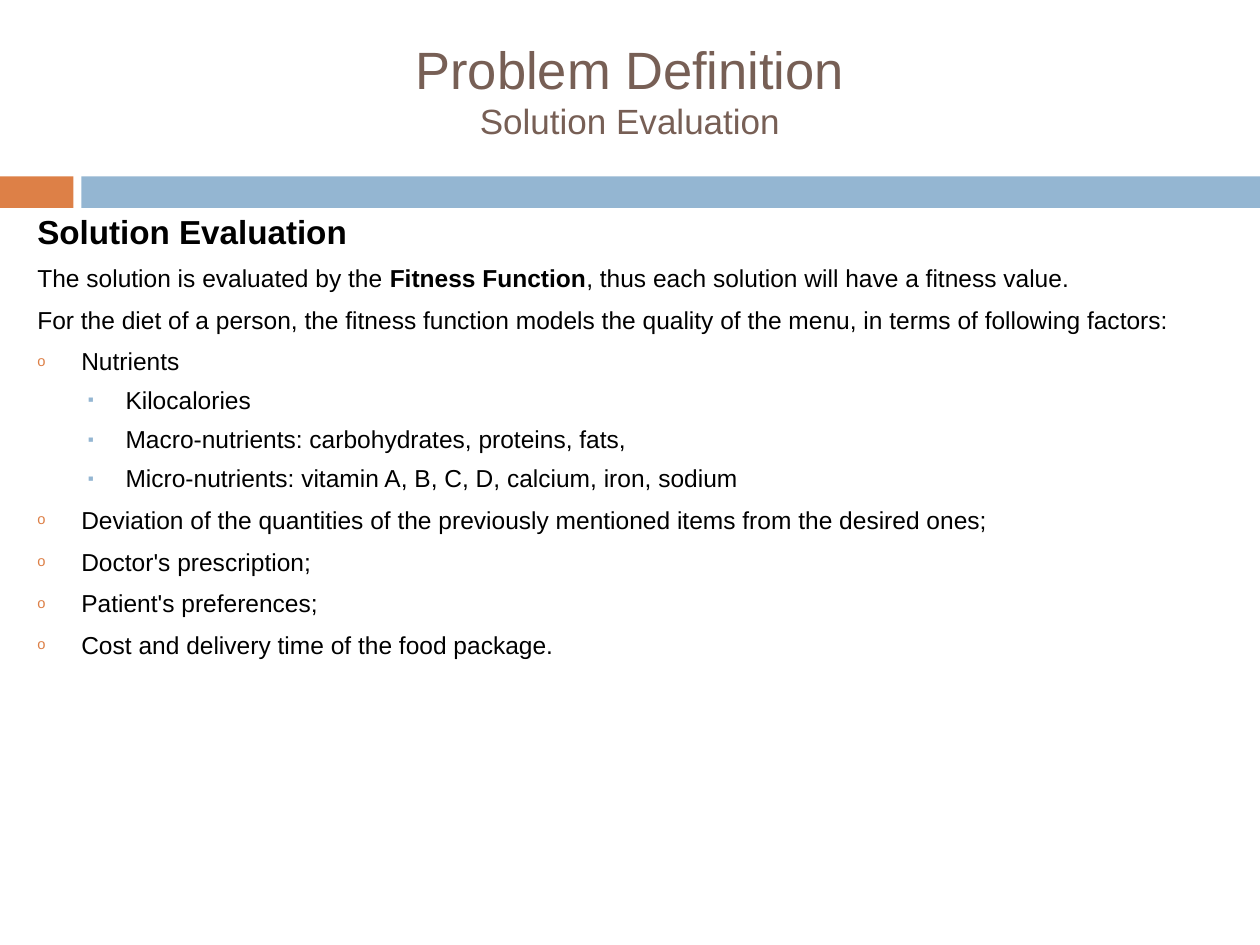
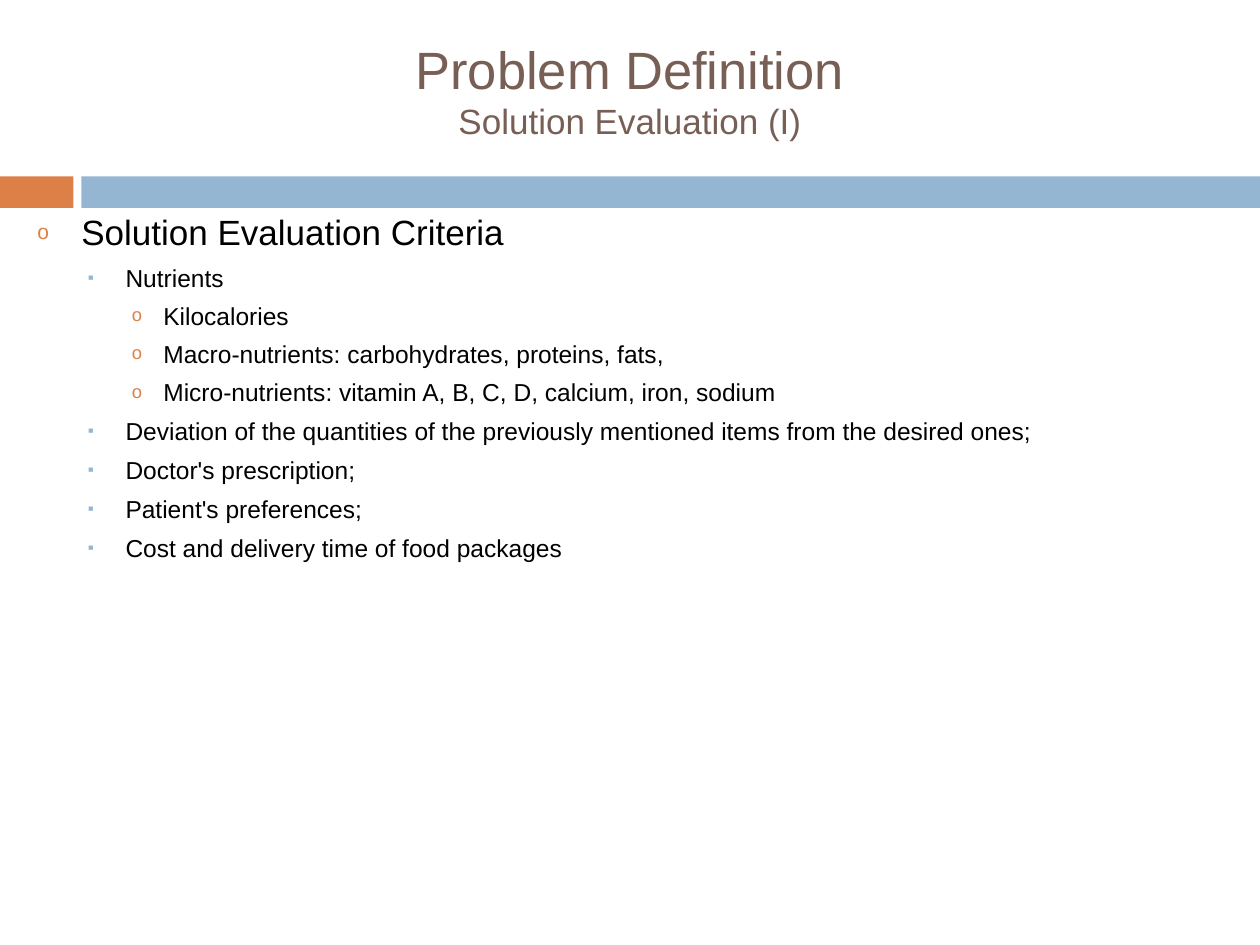
Before and after one commit to tiberiu-b/Diet4EldersDocumentation, a slide deck: slide 13 of Prezentare/TiberiuBoros.pptx. Drawn at 1260x945 pixels with LibreOffice and Linux fonts; fonts in the diff are those of the drawing; background and template pictures are left out. Boxes give left, top, right and bottom in pixels: in the first picture for what was removed or moved away, otherwise in the second. Text is boxed around its words. In the diff, an @@ line names an element or a change of style, - is before the commit and + after.

```diff
--- a/Prezentare/TiberiuBoros.pptx
+++ b/Prezentare/TiberiuBoros.pptx
@@ title at (416, 51, 844, 141): text changed @@
-  Problem Definition
-  Solution Evaluation
+  Problem Definition
+  Solution Evaluation (I)
@@ text at (81, 219, 504, 246): text changed; size 14 to 20 pt @@
-Solution Evaluation
-The solution is evaluated by the Fitness Function, thus each solution will have a fitness value.
-For the diet of a person, the fitness function models the quality of the menu, in terms of following factors:
+o Solution Evaluation Criteria
@@ text at (126, 269, 1031, 523): bullet o to ▪; list level 1 to 2 in "Nutrients"; bullet colour #DD8047 to #94B6D2; bullet ▪ to o; list level 2 to 3 in "Kilocalories"; bullet colour #94B6D2 to #DD8047; list level 2 to 3 in "Macro-nutrients: carbohydrates, proteins, fats,"; list level 2 to 3 in "Micro-nutrients: vitamin A, B, C, ..."; list level 1 to 2 in "Deviation of the quantities of ..."; list level 1 to 2 in "Doctor's prescription;"; list level 1 to 2 in "Patient's preferences;" @@
@@ text at (126, 539, 562, 562): text changed @@
-o Cost and delivery time of the food package.
+  ▪ Cost and delivery time of food packages
```
Also in this commit, not shown: 25 other slides changed, 9 other files.
